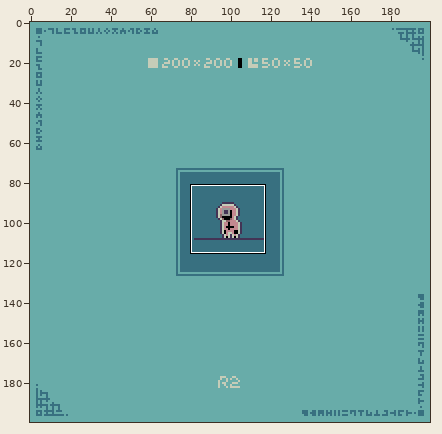
Pixel-art file: works/fan_art/fan_art_0011_squidgame.aseprite. Above: a wide view before the commit, with the close-up outlined.
Close-up. Before the edit:
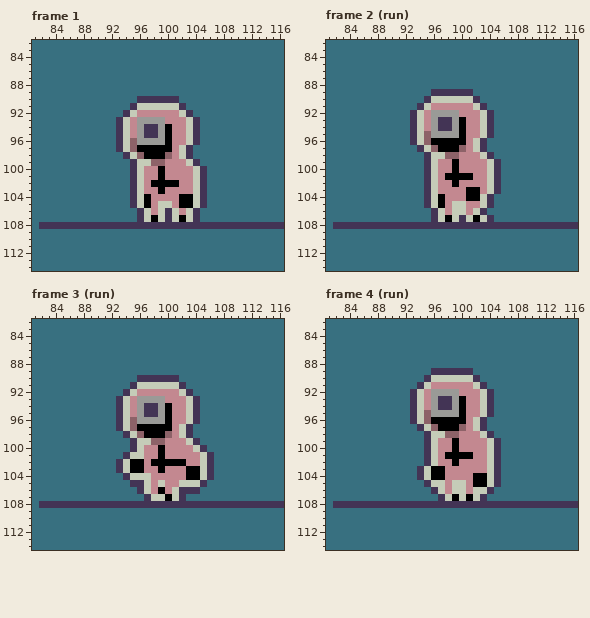
200x200 pixels, 25 frames. Shown: frame 1: x 81..116, y 82..114; frame 2 (run): x 81..116, y 82..114; frame 3 (run): x 81..116, y 82..114; frame 4 (run): x 81..116, y 82..114. The commit also changed other frames or places, which this record leaves out.
Once edited:
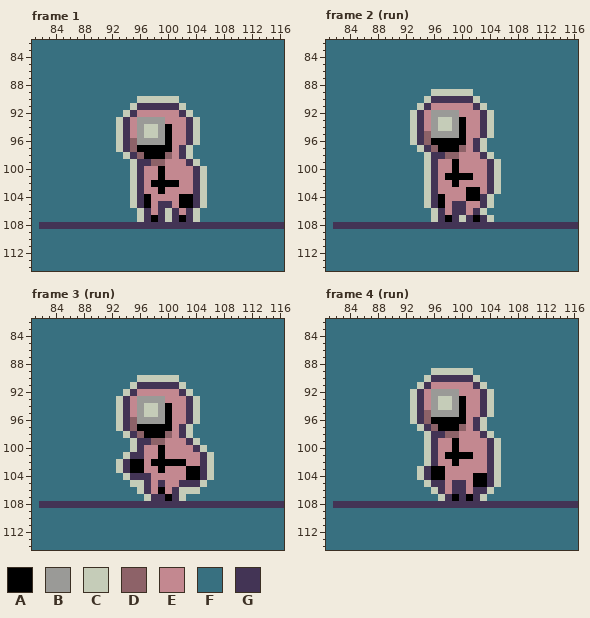
Palette (. is transparent): A #000000  B #9a9a97  C #c5ccb8  D #8d6268  E #c38890  F #387080  G #433455
From old to new:
Changed rows in their new state; - is an unchanged pixel.
Frame 1, layer "outline":
first column x 93:
 90 ---CCCCCC----
 91 --CGGGGGGC---
 92 -CG------GC--
 93 CG--------GC-
 94 CG--CC----GC-
 95 CG--CC----GC-
 96 CG--------GC-
 97 CG-------GC--
 98 -CG------GC--
 99 --CGG-----GC-
100 --CG-------GC
101 --CG-------GC
102 --CG-------GC
103 --CG-------GC
104 --CG-------GC
105 --CG--GG---GC
106 ---CG-GCG-GC-
107 ---CG-GCG-GC-
Frame 2 (run), layer "outline":
first column x 93:
 89 ---CCCCCC----
 90 --CGGGGGGC---
 91 -CG------GC--
 92 CG--------GC-
 93 CG--CC----GC-
 94 CG--CC----GC-
 95 CG--------GC-
 96 CG-------GC--
 97 -CG------GC--
 98 --CGG-----GC-
 99 --CG-------GC
100 --CG-------GC
101 --CG-------GC
102 --CG-------GC
103 --CG-------GC
104 --CG------GC-
105 --CG--GG--GC-
106 ---CG-GG-GC--
107 ---CG-GCG-GC-
Frame 3 (run), layer "outline":
first column x 93:
 90 ---CCCCCC-----
 91 --CGGGGGGC----
 92 -CG------GC---
 93 CG--------GC--
 94 CG--CC----GC--
 95 CG--CC----GC--
 96 CG--------GC--
 97 CG-------GC---
 98 -CG------GC---
 99 --CGG-----GC--
100 --CG-------GC-
101 -CGG--------GC
102 CG----------GC
103 CG----------GC
104 -CGGG-------GC
105 --CCG-G--GGGC-
106 ---CG---GCCC--
107 ----CGG-GC----
Frame 4 (run), layer "outline":
first column x 93:
 89 ---CCCCCC----
 90 --CGGGGGGC---
 91 -CG------GC--
 92 CG--------GC-
 93 CG--CC----GC-
 94 CG--CC----GC-
 95 CG--------GC-
 96 CG-------GC--
 97 -CG------GC--
 98 --CGG-----GC-
 99 --CG-------GC
100 --CG-------GC
101 --CG-------GC
102 --CG-------GC
103 -CG--------GC
104 -CG--------GC
105 --CGG-GG---GC
106 ---CG-GG-GGC-
107 ----CG-G-GC--
